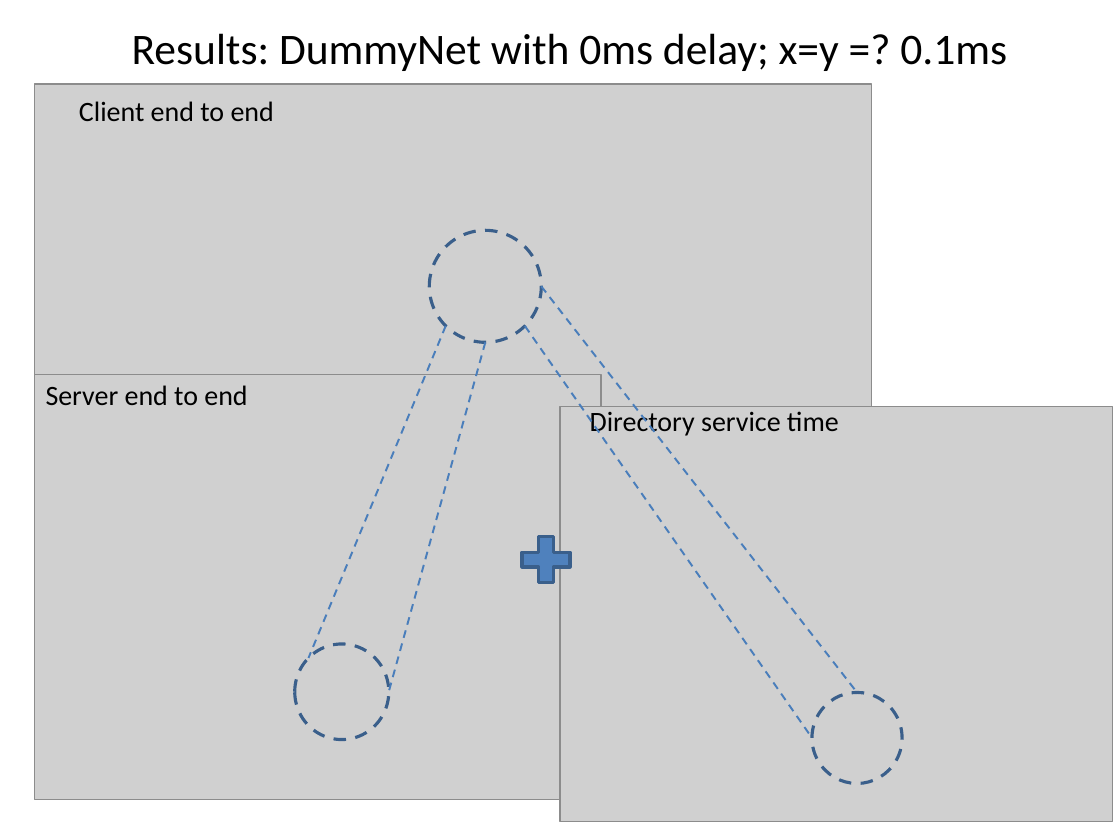
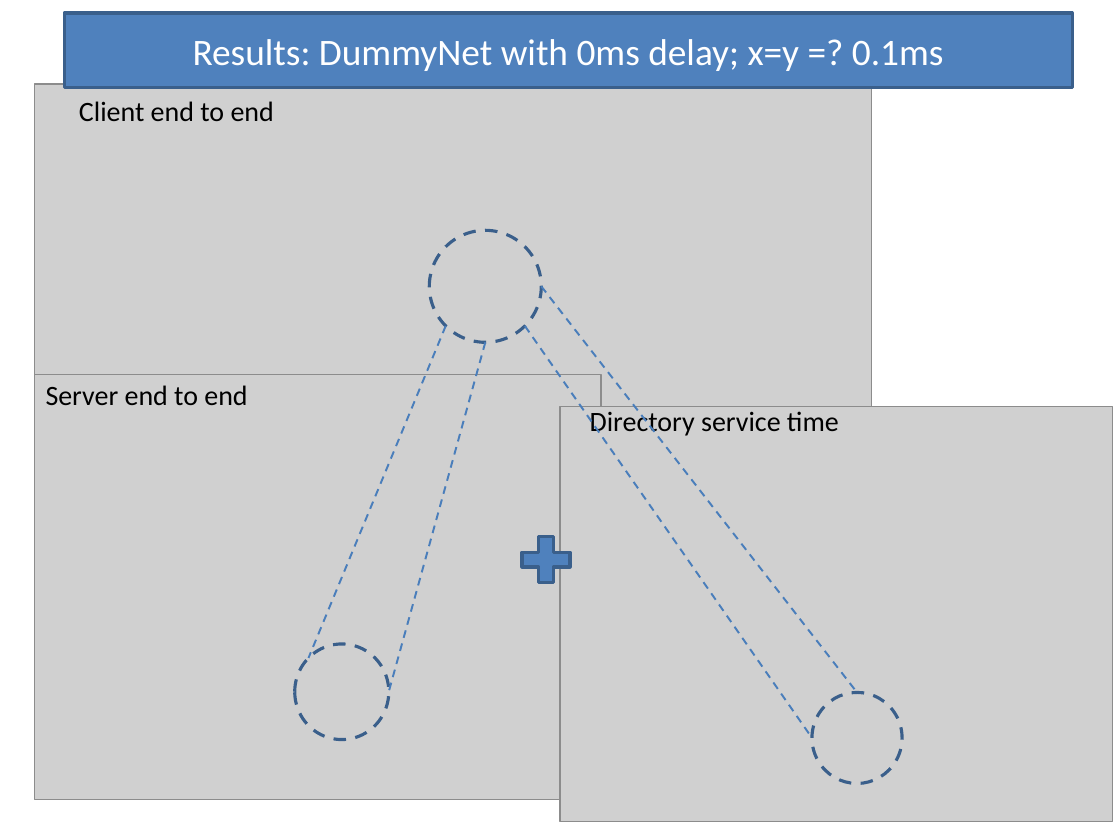
Before and after one commit to Slania/JPaxos-1, a slide deck: slide 30 of Paxos based directory updates for geo-replicated cloud storage.pptx. Drawn at 1120x840 pixels with LibreOffice and Linux fonts; fonts in the diff are those of the drawing; grey boxes stand for pictures. Boxes give left, top, right and bottom in pixels: in the first picture for what was removed or moved away, otherwise in the second. Text is boxed around its words. In the diff, an @@ line names an element or a change of style, - is before the commit and + after.

```diff
--- a/Paxos based directory updates for geo-replicated cloud storage.pptx
+++ b/Paxos based directory updates for geo-replicated cloud storage.pptx
@@ title "Results: DummyNet with 0ms delay; ...": place and size @@
-title "Results: DummyNet with 0ms delay; ..." at bbox=[132, 33, 1007, 71]
+title "Results: DummyNet with 0ms delay; ..." at bbox=[64, 13, 1072, 88]
@@ title "Results: DummyNet with 0ms delay; ..." at bbox=[64, 13, 1072, 88]: size 28 to 24 pt, text colour #000000 to #FFFFFF; fill none to #4F81BD; outline none to #3A5F8C 2 pt @@
```
Also in this commit, not shown: 17 other slides changed.
